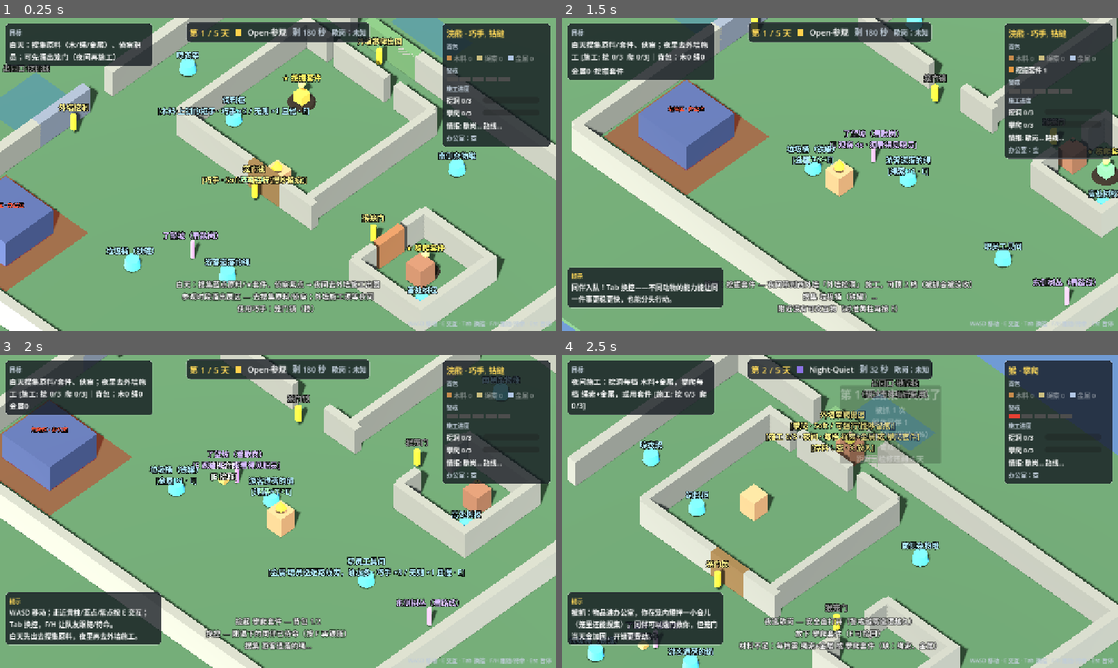
Above: before the commit, frames 1-4 (two rows, left to right).
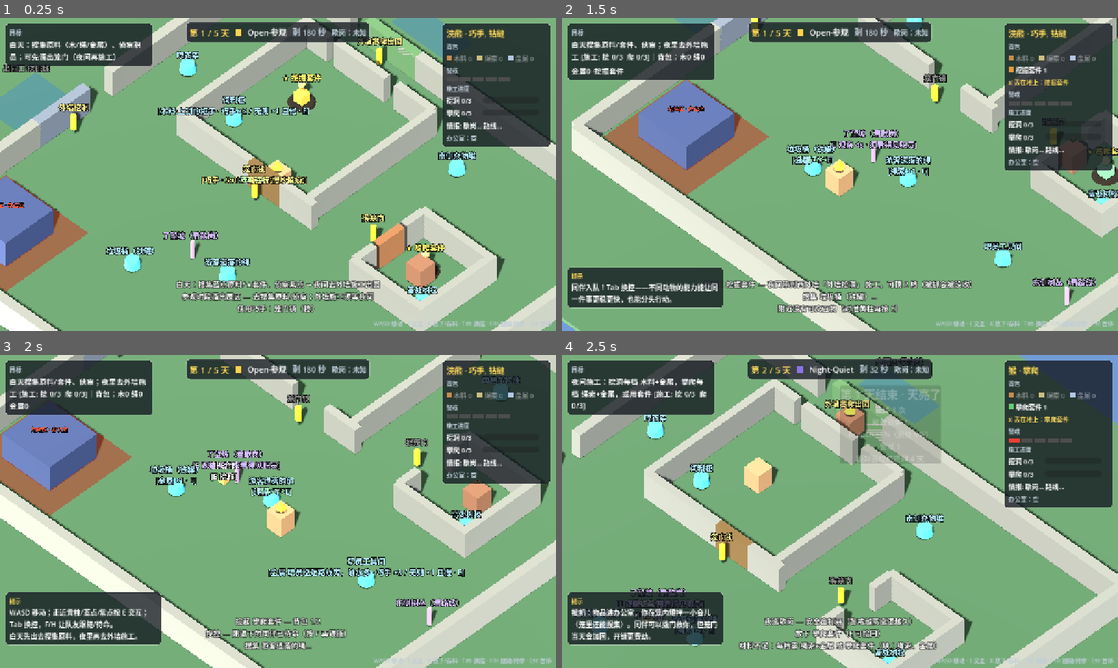
Above: after the commit, the same moments.

Repository: CoraStarX/ZooBreakout
Game: Godot game, scene res://prototypes/p2_stash.tscn
The game is run twice, just before and just after one commit, with the same random seed, the same clock (stepped at 60 frames per second) and the same inputs. This scene is started directly instead of the project's main scene.
Inputs (mouse positions are in pixels of both pictures, inside the frame that each line leads up to):
- Up to frame 1 (0.25 s): no input
- Up to frame 2 (1.5 s): tap Enter at 0.5 s; move the mouse to (962, 158) at 0.52 s; hold D (move_right) 0.53-1.28 s; tap X (drop_item) at 0.6 s; click (962, 158) at 0.67 s; tap E (interact) at 0.8, 1.35 s; move the mouse to (728, 190) at 1.27 s; hold S (move_back) from 1.28 s (still down)
- Up to frame 3 (2 s): keep holding S (move_back); tap X (drop_item) at 1.55 s
- Up to frame 4 (2.5 s): move the mouse to (895, 442) at 2.02 s; release S (move_back) at 2.03 s; hold D (move_right) from 2.03 s (still down); tap X (drop_item) at 2.1 s; tap E (interact) at 2.3 s

The runs differ from the first frame. In frame 1, less than 0.1% of the frame differs, in the area x 67-91%, y 96-99%; in frame 2, 1.9%; in frame 3, less than 0.1%; in frame 4, 42%, in the area x 0-100%, y 0-100%.

Commit message:
刀2b补：HUD 常驻 X 行为预览；完工提示剩余存料；DESIGN/COST_REFACTOR 记 Alert3 收缴范围、被抓不能出园、R6 前置与材料总量待决
Co-authored-by: Cursor <cursoragent@cursor.com>

Diff:
--- a/content/ui/game_hud.gd
+++ b/content/ui/game_hud.gd
@@ -30,6 +30,8 @@
 var _obj_l: Label
 var _who_l: Label
 var _item_rows: Dictionary = {}
+## What X does right now (store at route point / drop on ground).
+var _drop_l: Label
 var _alert_pips: Array[ColorRect] = []
 var _intel_l: Label
 var _dig_bar: ProgressBar
@@ -146,6 +148,10 @@
 		row.add_child(l)
 		inv.add_child(row)
 		_item_rows[id] = {"row": row, "label": l}
+	_drop_l = UIKit.label("", 14, UIKit.ACCENT)
+	_drop_l.autowrap_mode = TextServer.AUTOWRAP_WORD_SMART
+	_drop_l.custom_minimum_size = Vector2(230, 0)
+	rv.add_child(_drop_l)
 	rv.add_child(UIKit.label("警戒", 13, UIKit.TEXT_DIM))
 	var pips := HBoxContainer.new()
 	pips.add_theme_constant_override("separation", 4)
@@ -205,7 +211,7 @@
 	hv.add_child(_hint_l)
 
 	## --- key legend (bottom right) ---
-	_keys_l = UIKit.label("WASD 移动 · E 交互 · Tab 换控 · F/H 跟随/待命 · Esc 暂停", 13, UIKit.TEXT_DIM)
+	_keys_l = UIKit.label("WASD 移动 · E 交互 · X 放下/存料 · Tab 换控 · F/H 跟随/待命 · Esc 暂停", 13, UIKit.TEXT_DIM)
 	_keys_l.set_anchors_preset(Control.PRESET_BOTTOM_RIGHT)
 	_keys_l.grow_horizontal = Control.GROW_DIRECTION_BEGIN
 	_keys_l.grow_vertical = Control.GROW_DIRECTION_BEGIN
@@ -282,6 +288,8 @@
 			(entry["row"] as Control).visible = n > 0 or KitIds.is_material(id)
 			(entry["label"] as Label).text = "%s %d" % [KitIds.display_name(id), n]
 			(entry["label"] as Label).modulate = Color.WHITE if n > 0 else Color(1, 1, 1, 0.4)
+		_drop_l.text = me.drop_preview() if me.is_controlled else ""
+		_drop_l.visible = _drop_l.text != ""
 	for i in _alert_pips.size():
 		_alert_pips[i].color = Color(0.9, 0.25, 0.2) if i < Alert.level else Color(0.3, 0.3, 0.3)
 
--- a/gameplay/animal_actor.gd
+++ b/gameplay/animal_actor.gd
@@ -669,17 +669,35 @@
 			point.display_name, moved, inventory.size(), inventory_capacity()
 		])
 		return true
-	var idx := inventory.size() - 1
-	for i in inventory.size():
-		if KitIds.is_heavy(inventory[i]):
-			idx = i
-			break
+	var idx := _drop_index()
 	var id: StringName = inventory[idx]
 	inventory.remove_at(idx)
 	var parent_n := get_parent() if get_parent() else get_tree().current_scene
 	GroundItem.spawn(parent_n, id, global_position + _facing * 0.6 + Vector3(0, 0.02, 0))
 	Bus.interact_feedback.emit("放下 %s（E 可捡回）" % KitIds.display_name(id))
 	return true
+
+
+## What X would do right now (HUD shows it before the press). Empty when nothing to drop.
+func drop_preview() -> String:
+	if is_confined or inventory.is_empty():
+		return ""
+	var point := _nearby_stash_point()
+	if point:
+		var names := PackedStringArray()
+		for id in inventory:
+			if point.accepts_stash(id):
+				names.append(KitIds.display_name(id))
+		return "X 存入「%s」：%s" % [point.display_name, "、".join(names)]
+	return "X 丢在地上：%s" % KitIds.display_name(inventory[_drop_index()])
+
+
+## Heavy item first, otherwise the last one picked up.
+func _drop_index() -> int:
+	for i in inventory.size():
+		if KitIds.is_heavy(inventory[i]):
+			return i
+	return inventory.size() - 1
 
 
 func _nearby_stash_point() -> Interactable:
--- a/gameplay/interaction/interactable.gd
+++ b/gameplay/interaction/interactable.gd
@@ -273,6 +273,9 @@
 			Bus.interact_feedback.emit("%s 施工 %d/%d 完成" % [display_name, tier_done, tiers])
 			_busy = false
 			return
+		if not stash.is_empty():
+			Bus.interact_feedback.emit("%s 完工：剩余存料已用尽（%s）" % [display_name, _stash_text()])
+			stash.clear()
 	await _complete(soft, user)
 	_busy = false
 
--- a/prototypes/p2_stash.gd
+++ b/prototypes/p2_stash.gd
@@ -83,7 +83,15 @@
 	_check(raccoon.item_count(KitIds.ROPE) == 1 and raccoon.item_count(KitIds.METAL) == 1 and raccoon.item_count(KitIds.WOOD) == 1,
 		"浣熊背绳 + 金属 + 木料 %s" % [raccoon.inventory])
 	var climb := _geo.climb_interactable
+	## Edge of the point: preview must already say what X will do, and match the action.
+	var away := climb.global_position + Vector3(climb.use_range + 0.4, 0.05, 0.9)
+	await _stand(raccoon, away)
+	var far_hint := raccoon.drop_preview()
+	_check(far_hint.begins_with("X 丢在地上"), "施工点范围外提示「丢在地上」：%s" % far_hint)
 	await _stand(raccoon, climb.global_position + Vector3(0.6, 0.05, 0.9))
+	var near_hint := raccoon.drop_preview()
+	_check(near_hint.begins_with("X 存入") and near_hint.contains("绳索") and near_hint.contains("金属") and not near_hint.contains("木料"),
+		"施工点旁提示「存入」且只列配方用得到的：%s" % near_hint)
 	raccoon.try_drop()
 	_check(climb.stash.count(KitIds.ROPE) == 1 and climb.stash.count(KitIds.METAL) == 1, "白天存料到攀爬点：%s" % [climb.stash])
 	_check(raccoon.item_count(KitIds.WOOD) == 1 and raccoon.inventory.size() == 1, "不在配方的木料留在背包")
@@ -122,6 +130,26 @@
 	await _idle(climb)
 	_check(climb.tier_done == 1 and climb.stash.is_empty(), "猴空手用存料完成第 1 档")
 	_check(get_tree().get_nodes_in_group("traces").is_empty(), "Soft（无痕迹）")
+
+	## --- Next day: stash kit + an extra rope; the kit pays the rest, the rope is left over ---
+	Clock.advance()
+	Clock.set_phase(Clock.Phase.OPEN)
+	for g in get_tree().get_nodes_in_group(GroundItem.GROUP):
+		if (g as GroundItem).item_id == KitIds.CLIMB:
+			await _stand(monkey, (g as GroundItem).global_position + Vector3(0.3, 0.05, 0))
+			(g as GroundItem).try_use(monkey)
+	await _gather(monkey, "游客遗落的绳")
+	await _stand(monkey, climb.global_position + Vector3(0, 0, 1.0))
+	monkey.try_drop()
+	_check(climb.stash.has(KitIds.CLIMB) and climb.stash.has(KitIds.ROPE), "套件也可存进施工点：%s" % [climb.stash])
+	Clock.set_phase(Clock.Phase.NIGHT_QUIET)
+	msgs.clear()
+	Bus.interact_feedback.connect(on_msg)
+	await RouteHelper.finish(get_tree(), climb, monkey, false)
+	Bus.interact_feedback.disconnect(on_msg)
+	_check(climb._done and climb.stash.is_empty(), "存的套件付完剩下两档，路线完工")
+	var left_msg := msgs.filter(func(m: String) -> bool: return m.contains("剩余存料已用尽"))
+	_check(left_msg.size() == 1 and String(left_msg[0]).contains("绳索×1"), "完工提示剩余存料：%s" % [left_msg])
 
 	print("")
 	print("=== P2 STASH SUMMARY pass=%d fail=%d ===" % [_pass_n, _fail_n])
Not shown, changed: docs/COST_REFACTOR.md
Not shown, changed: docs/DESIGN.md
